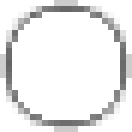
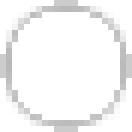
Layers edited between the first and the second (132, 132) image:
painted on "border" over [6, 6, 126, 126]
